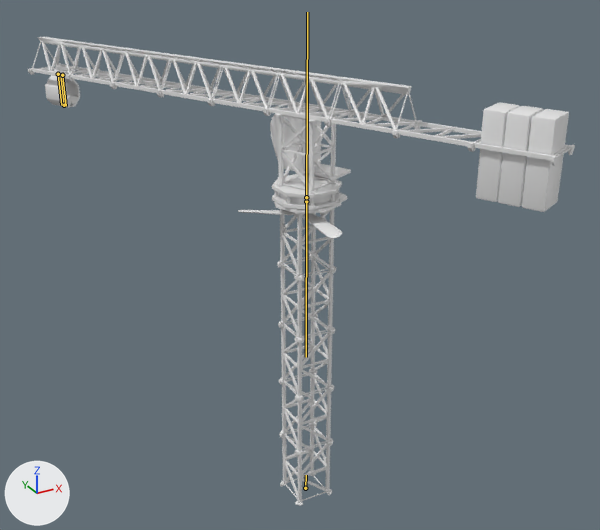
Before and after pictures for a commit that changed the FBX model Game Jam/Assets/Animation/Crane.fbx.
Before and after are seen from a 50 mm lens placed at (-21.0, -37.5, 34.4), pointed at (1.1, 2.8, 14.2). Arrows for +X, +Y and +Z are at lower left; the lights stay in place. Both versions are drawn at frame 12 of the action 'Grab'; the numbers are the values there. The bones that bend it are drawn over the model as lines.
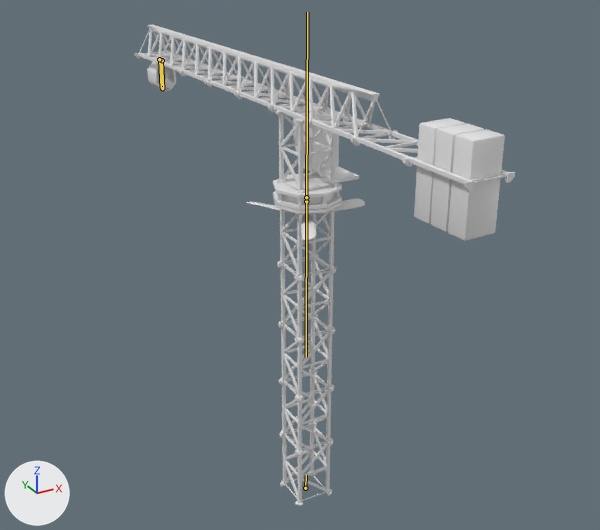
What differs and where, as boxes (x1, y1, x2, y2) in the pictures (600 x 530 px):
'Cube.009', posed (30% narrower): before (28, 37, 575, 506); after (135, 25, 515, 506)

Edits to the bpy script that builds the scene:
```text
Change bone_arm:
    where bone_arm = bpy.data.objects['Crane Armature'].pose.bones['Arm']  # child of 'Crane Arm'
    bone_arm.rotation_quaternion: (0.975, 0.0, 0.221, 0.0) -> (1.0, 0.0, 0.023, 0.0)  # degrees (0, 26, 0) -> degrees (0, 3, 0)
```
